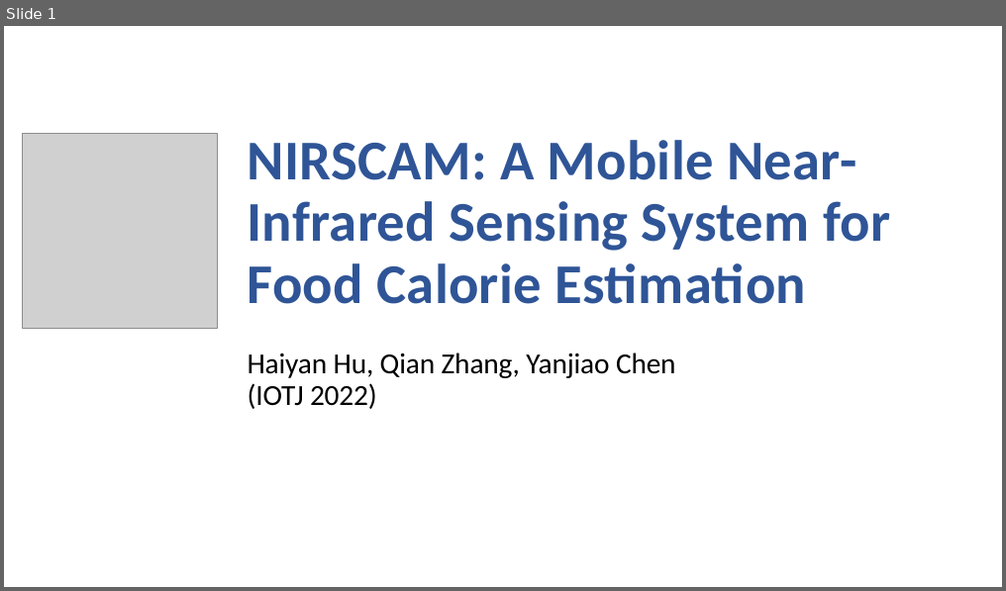
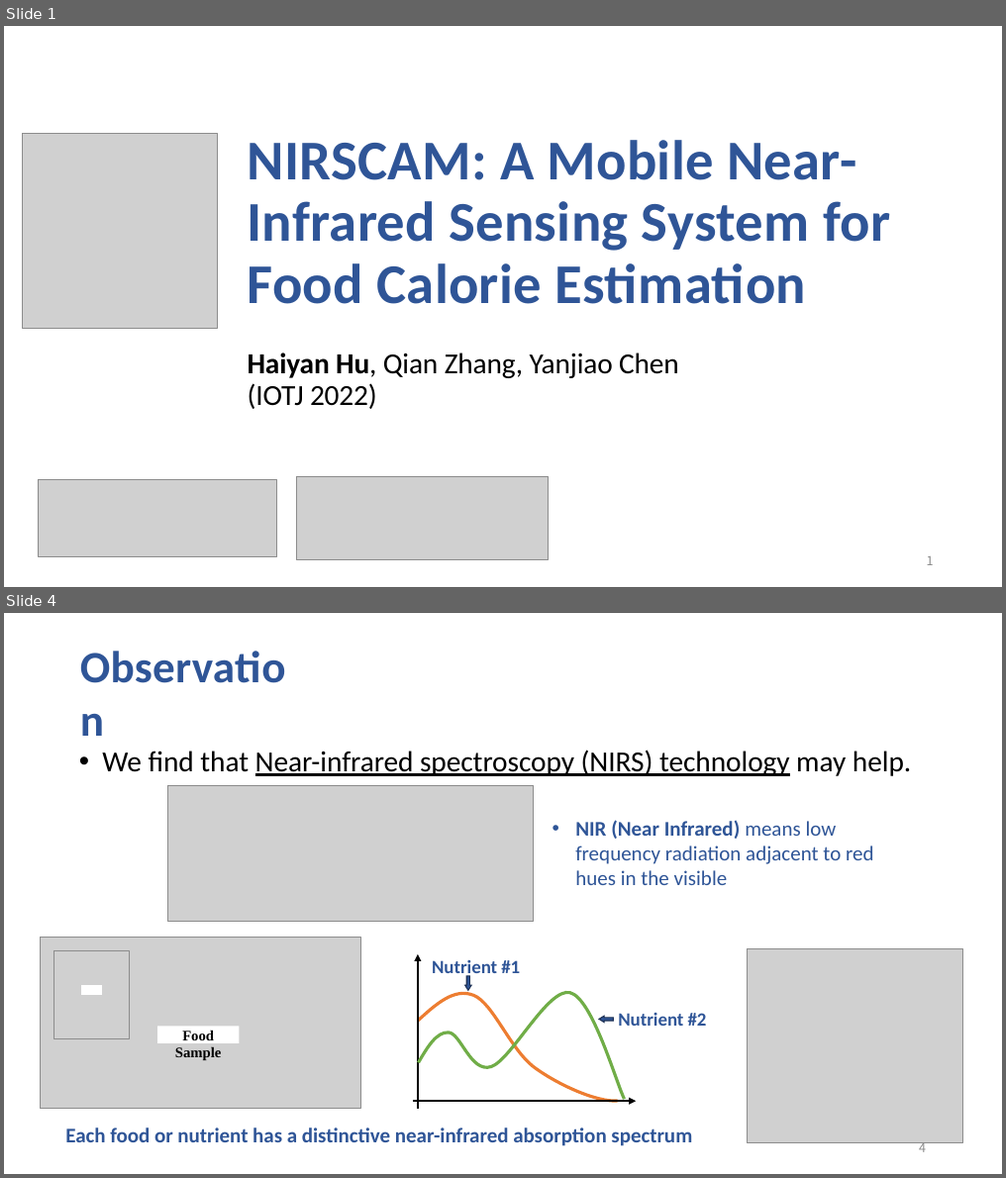
Before and after one commit to hyanhu/hyanhu.github.io, a slide deck: files/NIRSCAM.pptx. Shown one above the other, each under a label of ours: slide 1 before the commit, slides 1 and 4 after it; the slides between them are not shown. The pictures are 1006x591 and 1006x1178 pixels, drawn with LibreOffice and Linux fonts; fonts in the diff are those of the drawing; grey boxes stand for pictures. Boxes give left, top, right and bottom in pixels: in the first picture for what was removed or moved away, otherwise in the second. Text is boxed around its words. In the diff, an @@ line names an element or a change of style, - is before the commit and + after.

```diff
--- a/files/NIRSCAM.pptx
+++ b/files/NIRSCAM.pptx
@@ slide 4 added at box(4, 613, 1002, 1174), background #FFFFFF @@
@@ title added at box(79, 663, 310, 719), 43 pt, text #2F5597, bold @@
+Observation
@@ text added at box(102, 750, 911, 776), 28 pt, text #000000, underline @@
+• We find that Near-infrared spectroscopy (NIRS) technology may help.
@@ picture added at box(168, 785, 534, 922) @@
@@ text added at box(575, 820, 874, 885), 20 pt, text #2F5597 @@
+• NIR (Near Infrared) means low frequency radiation adjacent to red hues in the visible
@@ picture added at box(746, 949, 963, 1143) @@
@@ group added at box(40, 938, 707, 1147): 3 texts, 2 freeform shapes, 2 arrows, 2 down arrows, 2 pictures, 2 rectangles @@
+Each food or nutrient has a distinctive near-infrared absorption spectrum
+Nutrient #1
+Nutrient #2
+Food Sample
@@ page number added at box(919, 1143, 926, 1153), 12 pt, text #8C8C8C @@
+4
@@ slide 1 changed as well @@
@@ title "NIRSCAM: A Mobile Near-Infrared Sensing ..." at box(248, 140, 890, 409): bold on in "Haiyan Hu," @@
@@ picture added at box(38, 480, 277, 557) @@
@@ picture added at box(297, 476, 549, 561) @@
@@ page number added at box(927, 557, 934, 566), 12 pt, text #8C8C8C @@
+1
```
Also in this commit, not shown: 2 other slides changed, 8 other slides added, 3 slides removed, 1 other file.
